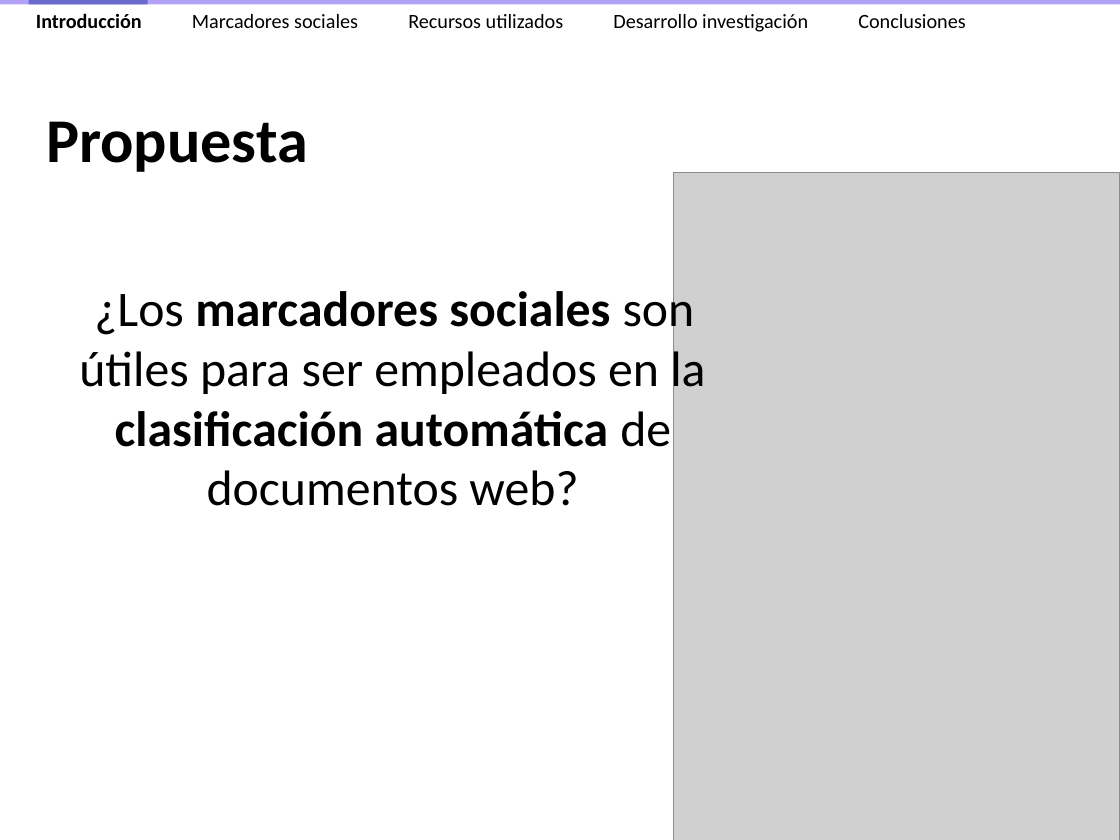
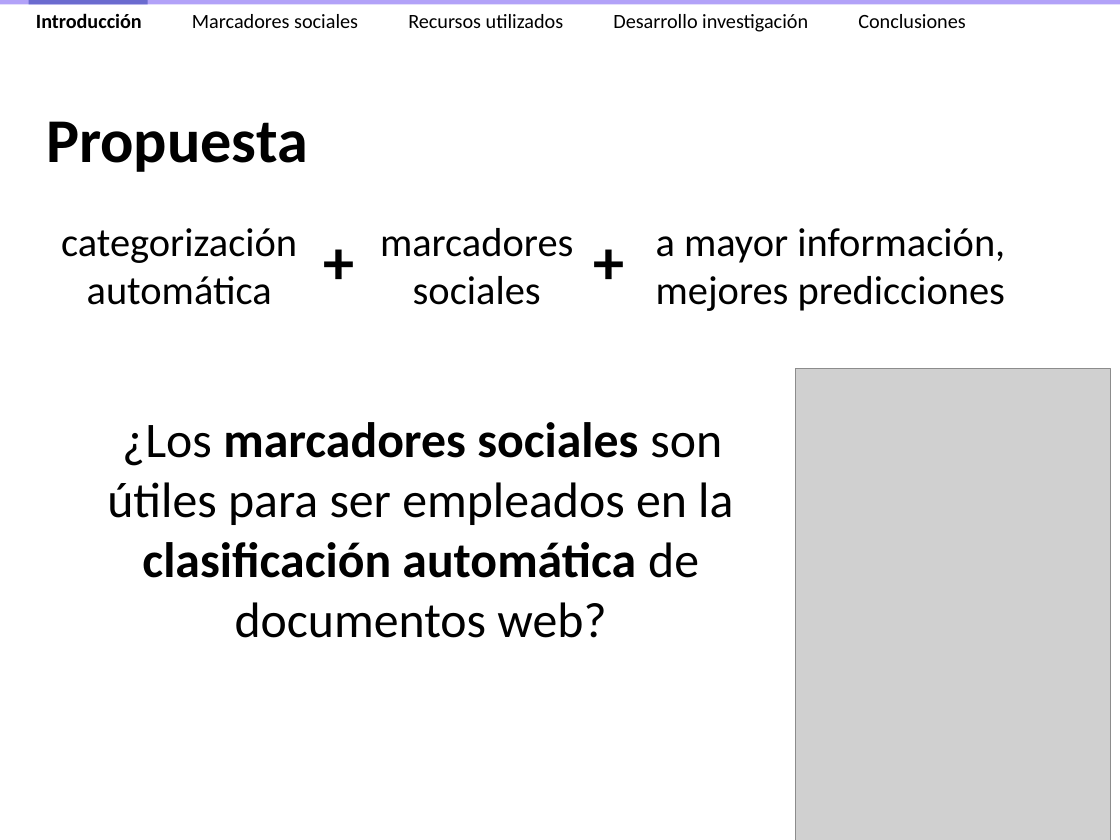
Before and after one commit to ak907kenai/nicotournetesis, a slide deck: slide 8 of docs_trunk/Presentación/Nicolás Tourné - Presentación Tesis (v2.4).ppt. Drawn at 1120x840 pixels with LibreOffice and Linux fonts; fonts in the diff are those of the drawing; grey boxes stand for pictures. Boxes give left, top, right and bottom in pixels: in the first picture for what was removed or moved away, otherwise in the second. Text is boxed around its words. In the diff, an @@ line names an element or a change of style, - is before the commit and + after.

```diff
--- a/docs_trunk/Presentación/Nicolás Tourné - Presentación Tesis (v2.4).ppt
+++ b/docs_trunk/Presentación/Nicolás Tourné - Presentación Tesis (v2.4).ppt
@@ text added at (61,228,297,305), 26 pt, text #000000 @@
+categorización
+automática
@@ text added at (305,217,373,304), 40 pt, text #000000, bold @@
++
@@ text added at (380,228,573,305), 26 pt, text #000000 @@
+marcadores
+sociales
@@ text added at (575,216,643,302), 40 pt, text #000000, bold @@
++
@@ text added at (656,228,1005,311), 26 pt, text #000000 @@
+a mayor información,
+mejores predicciones
@@ picture: place and size @@
-picture at (674,172,1120,840)
+picture at (795,368,1111,840)
@@ text "¿Los marcadores sociales son útiles ..." rewrapped from (79,285,705,506) to (107,422,733,638) @@
```
Also in this commit, not shown: 2 other slides changed.
